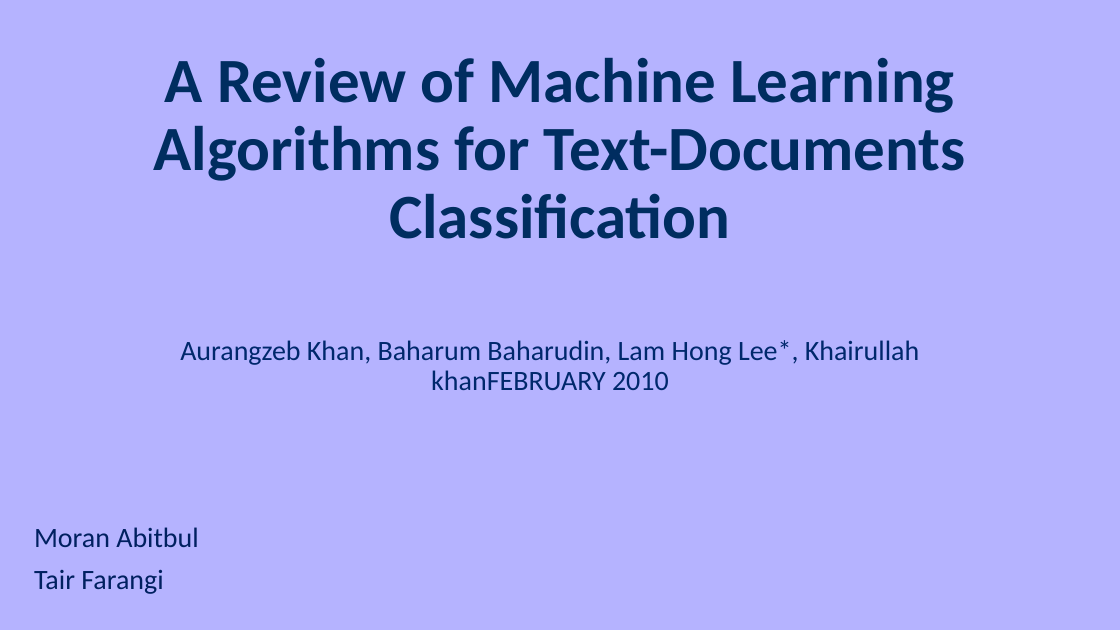
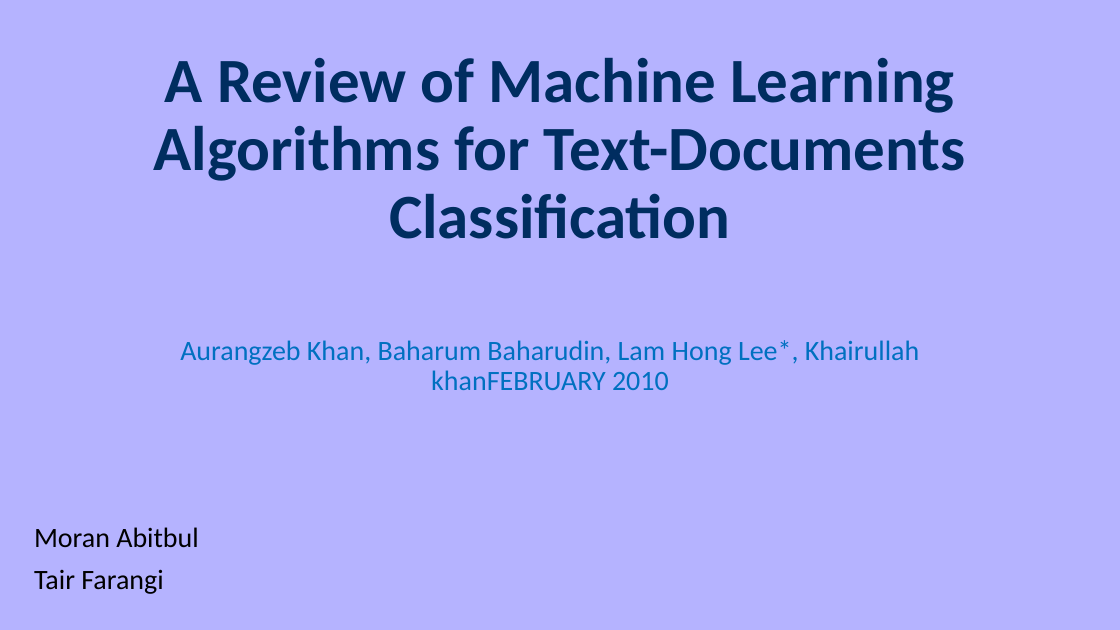
Before and after one commit to moran-abitbul/PreFix, a slide deck: slide 1 of server/uploads/updated-check.pptx. Drawn at 1120x630 pixels with LibreOffice and Linux fonts; fonts in the diff are those of the drawing. Boxes give left, top, right and bottom in pixels: in the first picture for what was removed or moved away, otherwise in the second. Text is boxed around its words. In the diff, an @@ line names an element or a change of style, - is before the commit and + after.

Commit message:
update get color text

```diff
--- a/server/uploads/updated-check.pptx
+++ b/server/uploads/updated-check.pptx
@@ subtitle "Aurangzeb Khan, Baharum Baharudin, Lam ..." at (180,340,919,390): text colour #00286C to #0070C0 @@
@@ text "Moran Abitbul" at (34,527,198,594): text colour #002060 to #000000 @@
```
Also in this commit, not shown: 6 other slides changed, 1 slide removed, 8 other files.
